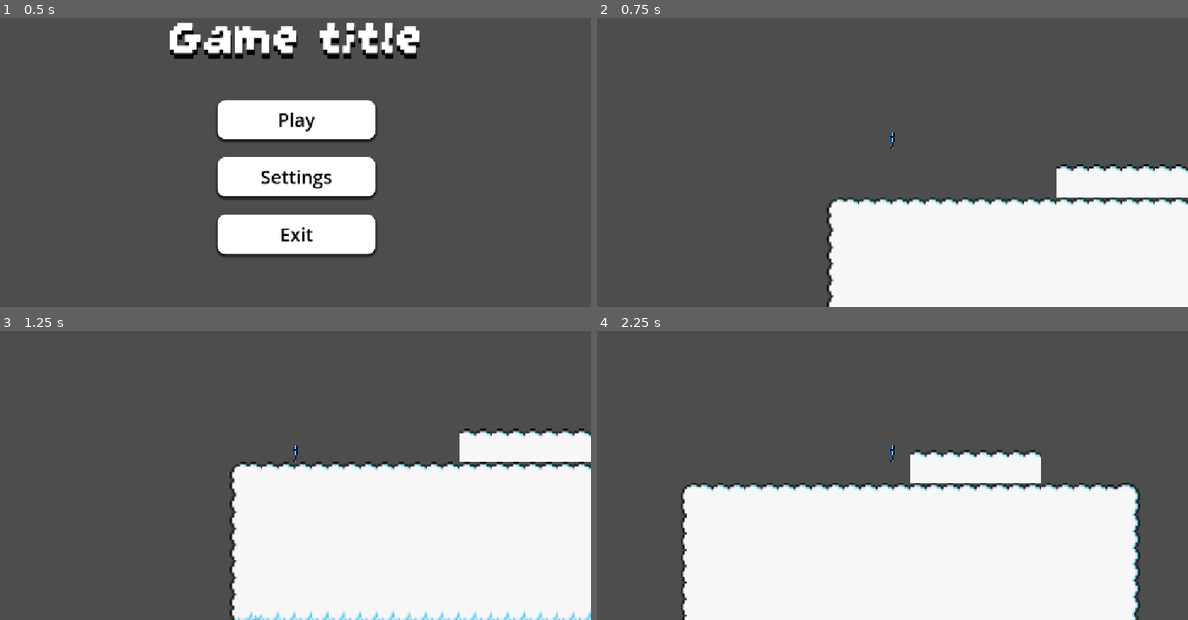
Above: before the commit, frames 1-4 (two rows, left to right).
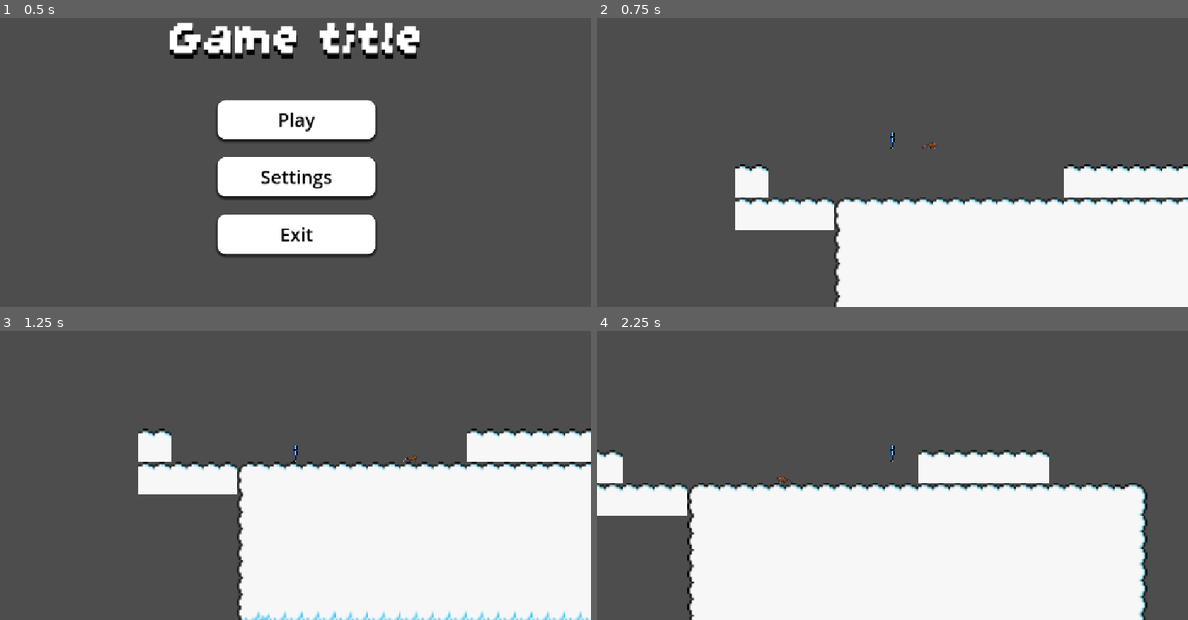
Above: after the commit, the same moments.

Repository: Milo-Griffiths/GameJam-Time
Game: Godot game, scene res://scenes/main.tscn
The game is run twice, just before and just after one commit, with the same random seed, the same clock (stepped at 60 frames per second) and the same inputs. The engine's default icon, where the game draws it, is replaced by a stand-in: a white triangle on a blue panel in a dark square.
Inputs:
- Up to frame 1 (0.5 s): no input
- Up to frame 2 (0.75 s): click "Play" at 0.5 s
- Up to frame 3 (1.25 s): no input
- Up to frame 4 (2.25 s): hold Right (right) from 1.28 s (still down); tap Up (up) at 1.52 s

Frame 1 is identical in both runs. In frame 2, 4.7% of the frame differs, in the area x 23-100%, y 42-100%; in frame 3, 5.9%, in the area x 23-100%, y 33-100%; in frame 4, 5.8%.

Commit message:
added enemy

Diff:
--- /dev/null
+++ b/assets/scripts/rat.gd
@@ -0,0 +1,34 @@
+extends CharacterBody2D
+
+
+const SPEED = 300.0
+const JUMP_VELOCITY = -400.0
+var dir = 1
+var ray : RayCast2D
+var sprite : AnimatedSprite2D
+func _ready() -> void:
+	ray = $RayCast2D
+	sprite = $AnimatedSprite2D
+
+
+
+func _physics_process(delta: float) -> void:
+	# Add the gravity.
+	if not is_on_floor():
+		velocity += get_gravity() * delta
+
+	if ray.is_colliding():
+		dir = dir *-1
+		ray.scale.x = ray.scale.x * -1
+		if dir == -1:
+			sprite.flip_h = true
+		else:
+			sprite.flip_h = false
+
+	var direction = dir
+	if direction:
+		velocity.x = direction * SPEED
+	else:
+		velocity.x = move_toward(velocity.x, 0, SPEED)
+
+	move_and_slide()
--- /dev/null
+++ b/scenes/Enemies/rat.tscn
@@ -0,0 +1,68 @@
+[gd_scene format=3 uid="uid://cepnbm7s71wqk"]
+
+[ext_resource type="Script" uid="uid://dnuuo3hu65rb4" path="res://assets/scripts/rat.gd" id="1_cmn6w"]
+[ext_resource type="Texture2D" uid="uid://cb0kfw2hm0w2u" path="res://assets/enemies/PixelRats_Free_Carysaurus/Rat-Cinnamon-Walk.png" id="2_jekt7"]
+
+[sub_resource type="CapsuleShape2D" id="CapsuleShape2D_pdxfl"]
+
+[sub_resource type="AtlasTexture" id="AtlasTexture_dn4mm"]
+atlas = ExtResource("2_jekt7")
+region = Rect2(0, 0, 32, 32)
+
+[sub_resource type="AtlasTexture" id="AtlasTexture_05m0u"]
+atlas = ExtResource("2_jekt7")
+region = Rect2(0, 0, 32, 32)
+
+[sub_resource type="AtlasTexture" id="AtlasTexture_nw1id"]
+atlas = ExtResource("2_jekt7")
+region = Rect2(32, 0, 32, 32)
+
+[sub_resource type="AtlasTexture" id="AtlasTexture_c47j2"]
+atlas = ExtResource("2_jekt7")
+region = Rect2(64, 0, 32, 32)
+
+[sub_resource type="AtlasTexture" id="AtlasTexture_sbrqp"]
+atlas = ExtResource("2_jekt7")
+region = Rect2(96, 0, 32, 32)
+
+[sub_resource type="SpriteFrames" id="SpriteFrames_pdxfl"]
+animations = [{
+"frames": [{
+"duration": 1.0,
+"texture": SubResource("AtlasTexture_dn4mm")
+}],
+"loop": 1,
+"name": &"default",
+"speed": 5.0
+}, {
+"frames": [{
+"duration": 1.0,
+"texture": SubResource("AtlasTexture_05m0u")
+}, {
+"duration": 1.0,
+"texture": SubResource("AtlasTexture_nw1id")
+}, {
+"duration": 1.0,
+"texture": SubResource("AtlasTexture_c47j2")
+}, {
+"duration": 1.0,
+"texture": SubResource("AtlasTexture_sbrqp")
+}],
+"loop": 1,
+"name": &"new_animation",
+"speed": 5.0
+}]
+
+[node name="Rat" type="CharacterBody2D" unique_id=2127364585]
+script = ExtResource("1_cmn6w")
+
+[node name="CollisionShape2D" type="CollisionShape2D" parent="." unique_id=1868381522]
+shape = SubResource("CapsuleShape2D_pdxfl")
+
+[node name="AnimatedSprite2D" type="AnimatedSprite2D" parent="." unique_id=1380315492]
+sprite_frames = SubResource("SpriteFrames_pdxfl")
+animation = &"new_animation"
+
+[node name="RayCast2D" type="RayCast2D" parent="." unique_id=390985785]
+target_position = Vector2(36, 0)
+collision_mask = 15
--- a/scenes/Interactions.gd
+++ /dev/null
@@ -1,11 +0,0 @@
-extends RayCast2D
-
-
-# Called when the node enters the scene tree for the first time.
-func _ready() -> void:
-	pass # Replace with function body.
-
-
-# Called every frame. 'delta' is the elapsed time since the previous frame.
-func _process(delta: float) -> void:
-	pass
--- a/scenes/levels/Level1.tscn
+++ b/scenes/levels/Level1.tscn
@@ -2,6 +2,7 @@
 
 [ext_resource type="Texture2D" uid="uid://ctsvowtyqnlse" path="res://assets/levels/Mega_Tileset_Pack.png" id="1_1pwbc"]
 [ext_resource type="PackedScene" uid="uid://d2cqe4xbq701h" path="res://scenes/player.tscn" id="2_j08sa"]
+[ext_resource type="PackedScene" uid="uid://cepnbm7s71wqk" path="res://scenes/Enemies/rat.tscn" id="3_x4si1"]
 
 [sub_resource type="PhysicsMaterial" id="PhysicsMaterial_4eolq"]
 
@@ -6889,9 +6890,11 @@
 
 [node name="TileMapLayer" type="TileMapLayer" parent="." unique_id=839952174]
 scale = Vector2(4, 4)
-tile_map_data = PackedByteArray("AAAEAAMAAQABAD0AAAAFAAMAAQA …(1119 unchanged characters)… ABADwAAAAIAAEAAQABADwAAAABAAIAAQABADwAAAA=")
+tile_map_data = PackedByteArray("AAAEAAMAAQABAD0AAAAFAAMAAQA …(1119 unchanged characters)… ABADwAAAAIAAEAAQABADwAAAABAAIAAQABADwAAAD9/wIAAQABADwAAAD8/wIAAQABADwAAAD7/wIAAQABADwAAAD7/wEAAQABADwAAAA=")
 tile_set = SubResource("TileSet_sgp6g")
 
 [node name="player" parent="." unique_id=1097559639 instance=ExtResource("2_j08sa")]
 
 [node name="SceneLoader" type="Node2D" parent="." unique_id=2142079014]
+
+[node name="Rat" parent="." unique_id=1896690996 instance=ExtResource("3_x4si1")]
--- /dev/null
+++ b/scenes/player_ui.tscn
@@ -0,0 +1,28 @@
+[gd_scene format=3 uid="uid://4c1pmhjcu5ct"]
+
+[ext_resource type="Script" path="res://scripts/BatteryTimer.gd" id="1_jkj6h"]
+
+[sub_resource type="CanvasItemMaterial" id="CanvasItemMaterial_5m0x8"]
+
+[node name="Player_UI" type="Control" unique_id=1594529095]
+layout_mode = 3
+anchors_preset = 15
+anchor_right = 1.0
+anchor_bottom = 1.0
+grow_horizontal = 2
+grow_vertical = 2
+
+[node name="ProgressBar" type="ProgressBar" parent="." unique_id=367329032]
+modulate = Color(0, 0.9221238, 0.93135834, 1)
+material = SubResource("CanvasItemMaterial_5m0x8")
+layout_mode = 1
+anchors_preset = 5
+anchor_left = 0.5
+anchor_right = 0.5
+offset_left = -548.0
+offset_top = 31.0
+offset_right = -459.0
+offset_bottom = 58.0
+grow_horizontal = 2
+show_percentage = false
+script = ExtResource("1_jkj6h")
Binary file added: assets/enemies/PixelRats_Free_Carysaurus/Rat-Blonde-Walk.png
Not shown, added: assets/enemies/PixelRats_Free_Carysaurus/Rat-Blonde-Walk.png.import
Binary file added: assets/enemies/PixelRats_Free_Carysaurus/Rat-Chocolate-Walk.png
Not shown, added: assets/enemies/PixelRats_Free_Carysaurus/Rat-Chocolate-Walk.png.import
Binary file added: assets/enemies/PixelRats_Free_Carysaurus/Rat-Cinnamon-Walk.png
Not shown, added: assets/enemies/PixelRats_Free_Carysaurus/Rat-Cinnamon-Walk.png.import
Binary file added: assets/enemies/PixelRats_Free_Carysaurus/Rat-DarkGrey-Walk.png
Not shown, added: assets/enemies/PixelRats_Free_Carysaurus/Rat-DarkGrey-Walk.png.import
Binary file added: assets/enemies/PixelRats_Free_Carysaurus/Rat-LightGrey-Walk.png
Not shown, added: assets/enemies/PixelRats_Free_Carysaurus/Rat-LightGrey-Walk.png.import
Binary file added: assets/enemies/PixelRats_Free_Carysaurus/Rat-White-Walk.png
Not shown, added: assets/enemies/PixelRats_Free_Carysaurus/Rat-White-Walk.png.import
(and 2 more such lines)
